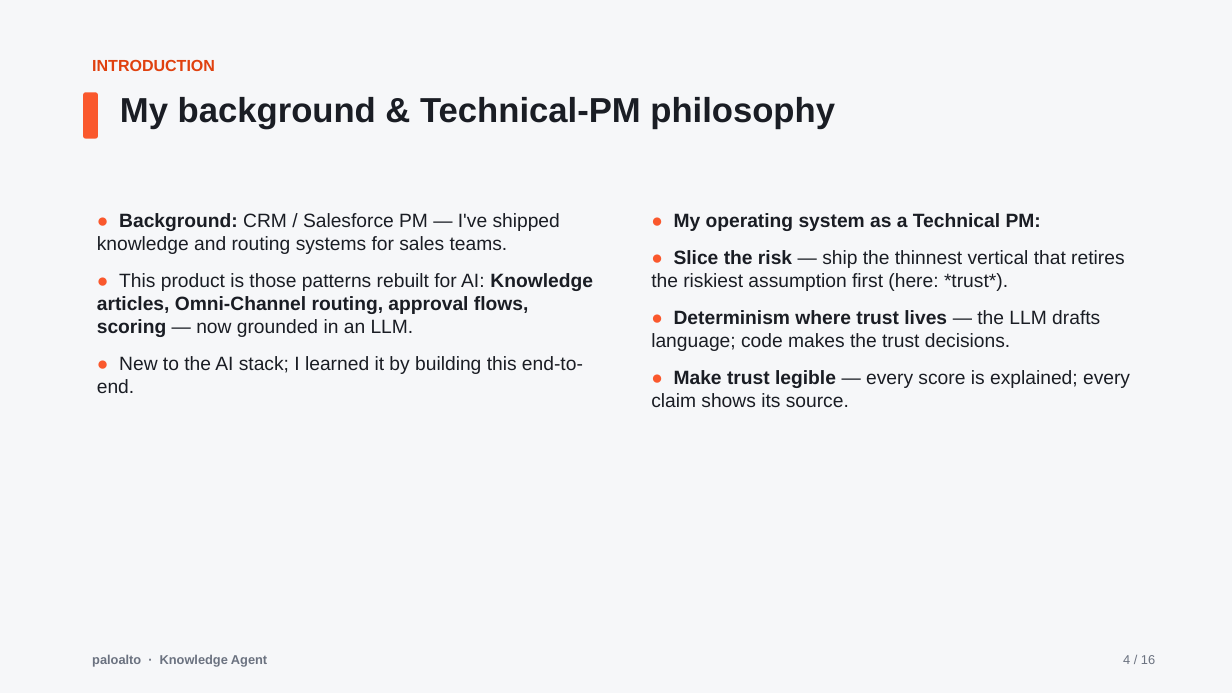
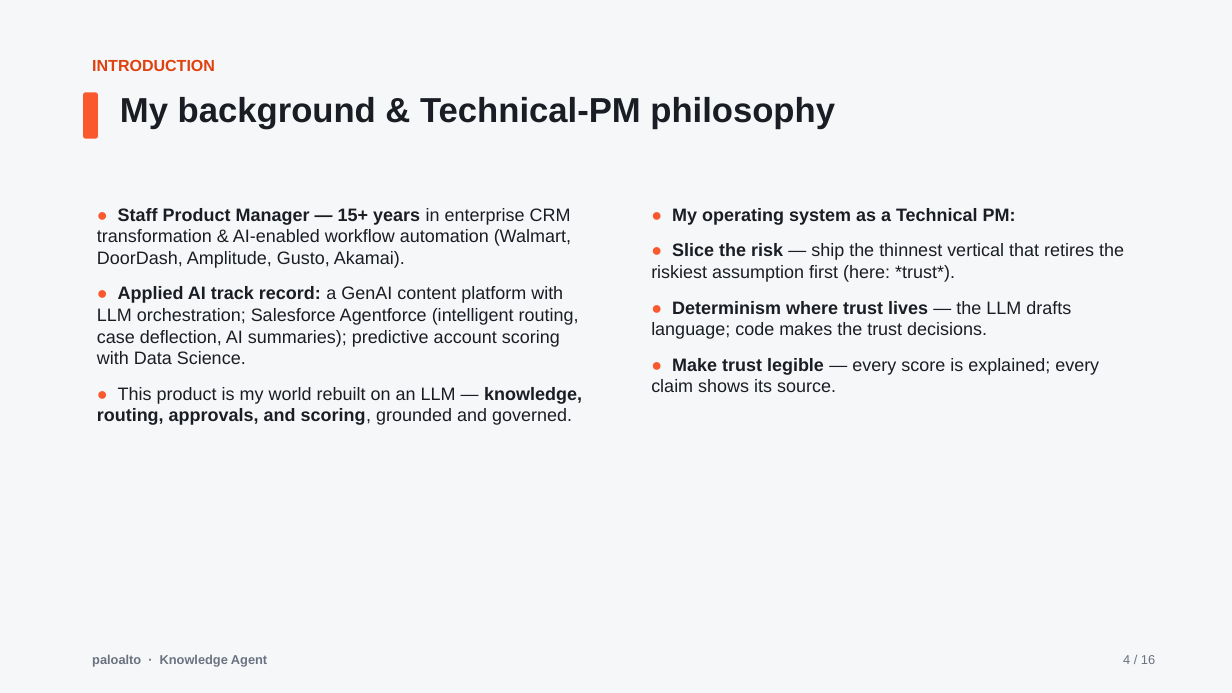
Before and after one commit to ashveej/PaloAltoknowledgeagent, a slide deck: slide 4 of presentation/Executive_Presentation.pptx. Drawn at 1232x693 pixels with LibreOffice and Linux fonts; fonts in the diff are those of the drawing. Boxes give left, top, right and bottom in pixels: in the first picture for what was removed or moved away, otherwise in the second. Text is boxed around its words. In the diff, an @@ line names an element or a change of style, - is before the commit and + after.

```diff
--- a/presentation/Executive_Presentation.pptx
+++ b/presentation/Executive_Presentation.pptx
@@ text at [97,208,582,425]: text changed; size 15 to 14 pt @@
-● Background: CRM / Salesforce PM — I've shipped knowledge and routing systems for sales teams.
-● This product is those patterns rebuilt for AI: Knowledge articles, Omni-Channel routing, approval flows, scoring — now grounded in an LLM.
-● New to the AI stack; I learned it by building this end-to-end.
+● Staff Product Manager — 15+ years in enterprise CRM transformation & AI-enabled workflow automation (Walmart, DoorDash, Amplitude, Gusto, Akamai).
+● Applied AI track record: a GenAI content platform with LLM orchestration; Salesforce Agentforce (intelligent routing, case deflection, AI summaries); predictive account scoring with Data Science.
+● This product is my world rebuilt on an LLM — knowledge, routing, approvals, and scoring, grounded and governed.
@@ text "● My operating system as ..." at [651,208,1124,392]: size 15 to 14 pt @@
```
Also in this commit, not shown: 3 other slides changed, 1 slide added, 1 slide removed, 2 other files.
